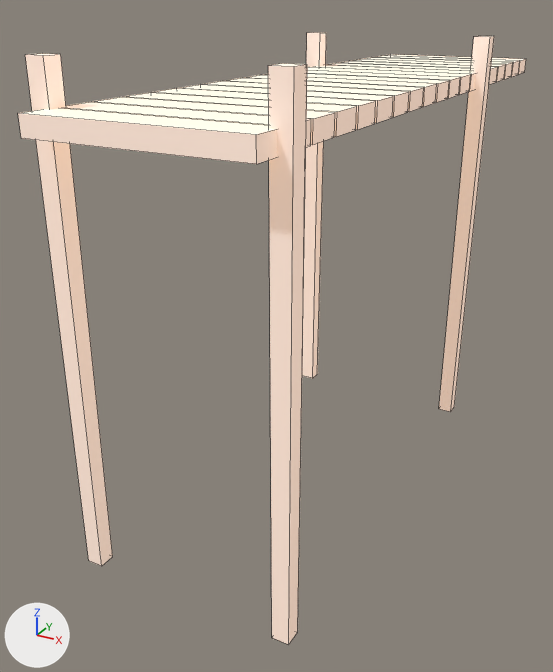
A saved change to the FBX model Assets/FBX/Enviroment/Props/FBX_Dock.fbx.
Camera for both pictures: a camera (50 mm lens) standing at (4.18, -14.2, 6.2) and looking at (-0.63, -5.44, 1.82). The axes (+X, +Y, +Z) are drawn at lower left. The lights are the same throughout. Mesh edges are drawn as thin lines.

Objects in the first picture: 'Dock'.
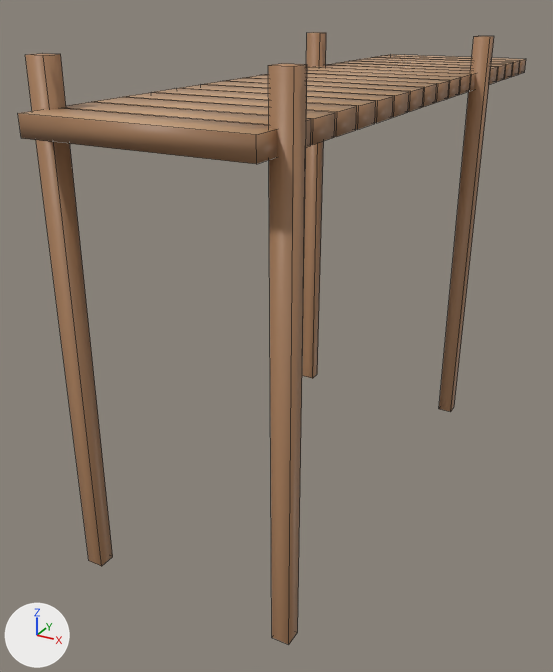
Where the change shows, as pixel boxes (x1, y1, x2, y2) in the pictures (553 x 672 px):
'Dock', recoloured, shading changed
    both: (18, 32, 526, 645)
part 1 of me_cube_007, shading changed
    both: (18, 33, 526, 645)

The change, as a list of edits to the scene's bpy script:
```text
Change mat_mat_colorpalette_001:
    where n0 = _N.new('ShaderNodeBsdfPrincipled'); n0.name = 'Principled BSDF'
    remove n0.inputs[28].default_value = 1.0  # 'Emission Strength'
    where n2 = _N.new('ShaderNodeTexImage'); n2.name = 'Image Texture'
    remove _L.new(n2.outputs[0], n0.inputs[27])  # 'Color' to 'Emission Color'
    add _L.new(n2.outputs[0], n0.inputs[0])  # 'Color' to 'Base Color'
Change me_cube_007:
    where me_cube_007.from_pydata(...)  # 184 vertices, 133 faces; spans x -1.38..1.38, y -9.14..0.0, z 0.0..5.75
    used by ob_dock; location = (0.0, 0.0, 0.0)
    me_cube_007 part 1: edges marked sharp go from 256 to 0
```
